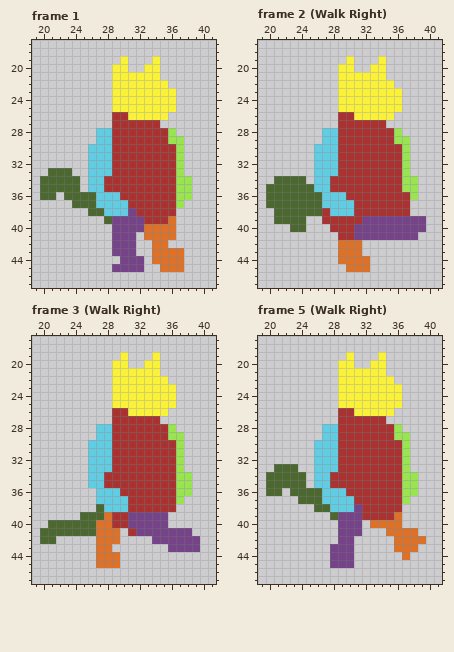
Two versions of one pixel-art file, CatPlayer.aseprite. Above: the version before the commit.
64x64 pixels, 60 frames. Shown: frame 1: x 19..41, y 17..47; frame 2 (Walk Right): x 19..41, y 17..47; frame 3 (Walk Right): x 19..41, y 17..47; frame 5 (Walk Right): x 19..41, y 17..47. The commit also changed other frames, which this record leaves out.
Once edited:
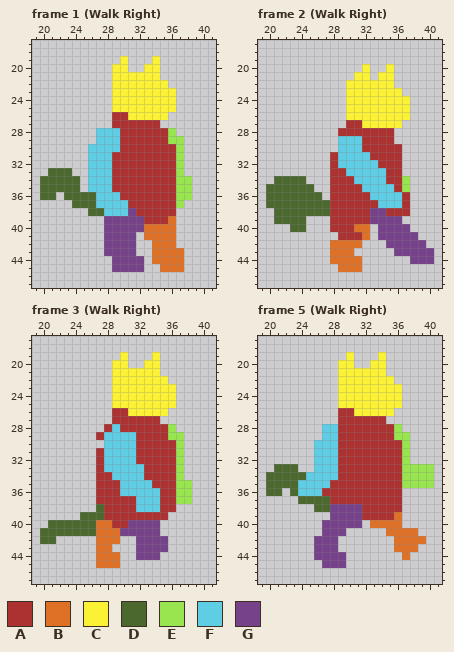
Palette (. is transparent): A #ac3232  B #df7126  C #fbf236  D #4b692f  E #99e550  F #5fcde4  G #76428a
The exact change:
Frame 1 (Walk Right), layers "Front Arm", "Front Leg", "Back Leg":
y 28..30: x 29 A -> F
y 34..35: x 28 A -> F
y 39: x 28 D -> G
y 40..41: x 28 . -> G
y 42: x 28 . -> G; x 36 . -> B
y 43: x 28 . -> G
y 44: x 29 . -> G
Frame 2 (Walk Right):
y 19: x 30 C -> .; x 34 C -> .
y 20: x 29..30 CC -> ..; x 32..35 .CC. -> C..C
y 21: x 29..30 CC -> ..; x 33 C -> .; x 35 . -> C
y 22..23: x 29 C -> .
y 24..25: x 29 C -> .; x 37 . -> C
y 26: x 29..30 AA -> .C; x 36..37 .. -> CC
y 27: x 29 A -> .; x 32..36 AAA.. -> CCCCC
y 28: x 27..28 FF -> ..; x 36 E -> .
y 29: x 27..31 FFAAA -> ..FFF; x 36..37 EE -> ..
y 30: x 26..31 FFFAAA -> ...FFF; x 37 E -> .
y 31: x 26..32 FFFAAAA -> ..AFFFF; x 37 E -> .
y 32: x 26..33 FFFAAAAA -> ..AFFFFF; x 37 E -> .
y 33: x 26..28 FFF -> ..A; x 30..34 AAAAA -> FFFFF; x 37 E -> .
y 34: x 26..27 FF -> ..; x 31..34 AAAA -> FFFF; x 38 E -> .
y 35: x 26..27 FF -> ..; x 32..35 AAAA -> FFFF; x 38 E -> .
y 36: x 27..29 FFF -> .AA; x 33..36 AAAA -> FFFF; x 38 E -> .
y 37: x 27..30 FFFF -> DAAA; x 34..36 AAA -> FFF
y 38: x 27..30 AFFF -> DAAA; x 33..34 AA -> GG
y 39: x 27 A -> .; x 32 G -> A; x 37..39 GGG -> ...
y 40: x 31..33 GGG -> BB.; x 38..39 GG -> ..
y 41: x 31..33 GGG -> AB.
y 42: x 28 . -> B; x 35..39 ..... -> GGGGG
y 43: x 28 . -> B; x 31 B -> .; x 36..40 ..... -> GGGGG
y 44: x 28 . -> B; x 32 B -> .; x 38..40 ... -> GGG
y 45: x 29 . -> B; x 32 B -> .
Frame 3 (Walk Right):
y 28: x 27..29 FFA -> .AF
y 29: x 27 F -> A; x 29..31 AAA -> FFF
y 30: x 26..27 FF -> ..; x 29..31 AAA -> FFF
y 31..32: x 26..27 FF -> .A; x 29..31 AAA -> FFF
y 33: x 26..27 FF -> .A; x 29..32 AAAA -> FFFF
y 34: x 26..27 FF -> .A; x 29..32 AAAA -> FFFF; x 38 E -> .
y 35: x 26..27 FF -> .A; x 30..33 AAAA -> FFFF
y 36: x 27..34 FFFAAAAA -> AAAFFFFF
y 37: x 27..30 FFFF -> AAAA; x 32..34 AAA -> FFF; x 38 . -> E
y 38: x 28..30 FFF -> AAA; x 32..34 AAA -> FFF
y 39: x 28 B -> A; x 31..35 GGGGG -> AAAAA
y 40: x 35 G -> .
y 41: x 30..31 .A -> GG; x 35..38 GGGG -> ....
y 42: x 32..33 .. -> GG; x 36..39 GGGG -> ....
y 43: x 32..39 ....GGGG -> GGGG....
y 44: x 32..34 ... -> GGG
Frame 5 (Walk Right), layers "Front Arm", "Front Leg", "Back Arm":
y 33: x 38..40 ... -> EEE
y 34: x 25 . -> F; x 28 A -> F; x 39..40 .. -> EE
y 35: x 24..25 D. -> FF; x 39..40 .. -> EE
y 36: x 24..29 DDDFFF -> FFFAAA; x 37..38 EE -> ..
y 37: x 27..30 FFFF -> DAAA; x 37 E -> .
y 38: x 28..30 FFF -> GGG
y 39: x 28 D -> G
y 40: x 27..28 .. -> GG
y 41: x 27..28 .. -> GG; x 30..31 GG -> ..
y 42: x 26..30 ...GG -> GGG..
y 43: x 26..27 .. -> GG; x 29..30 GG -> ..
y 44: x 26..27 .. -> GG; x 30 G -> .
y 45: x 27 . -> G; x 30 G -> .
